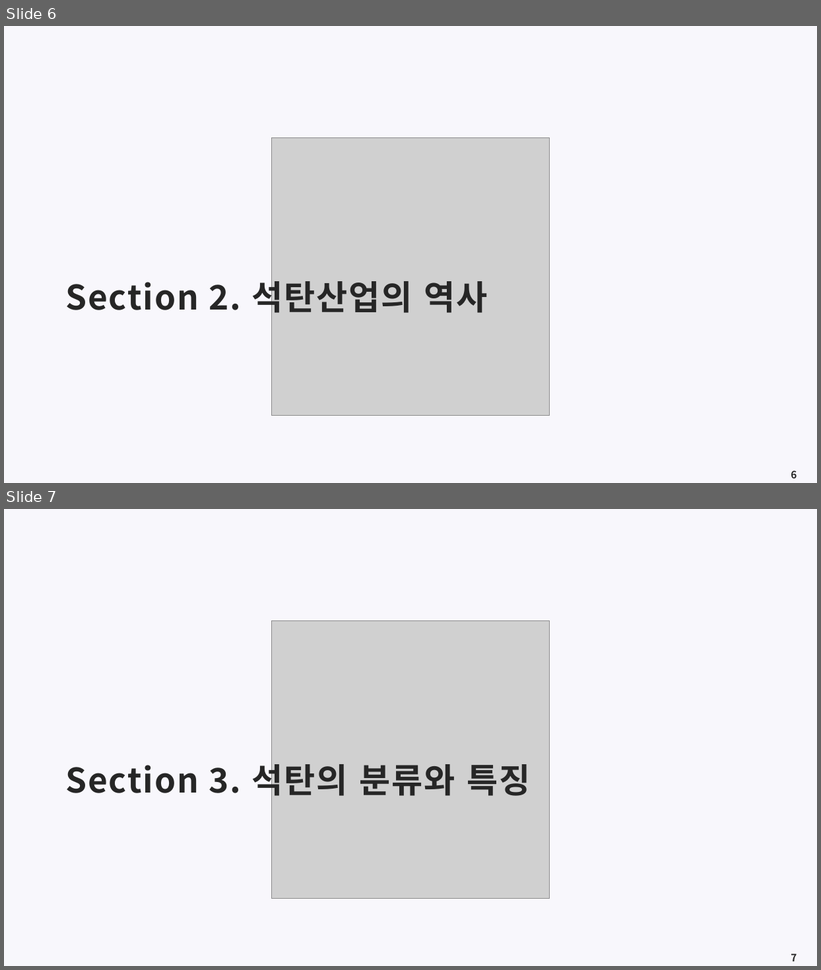
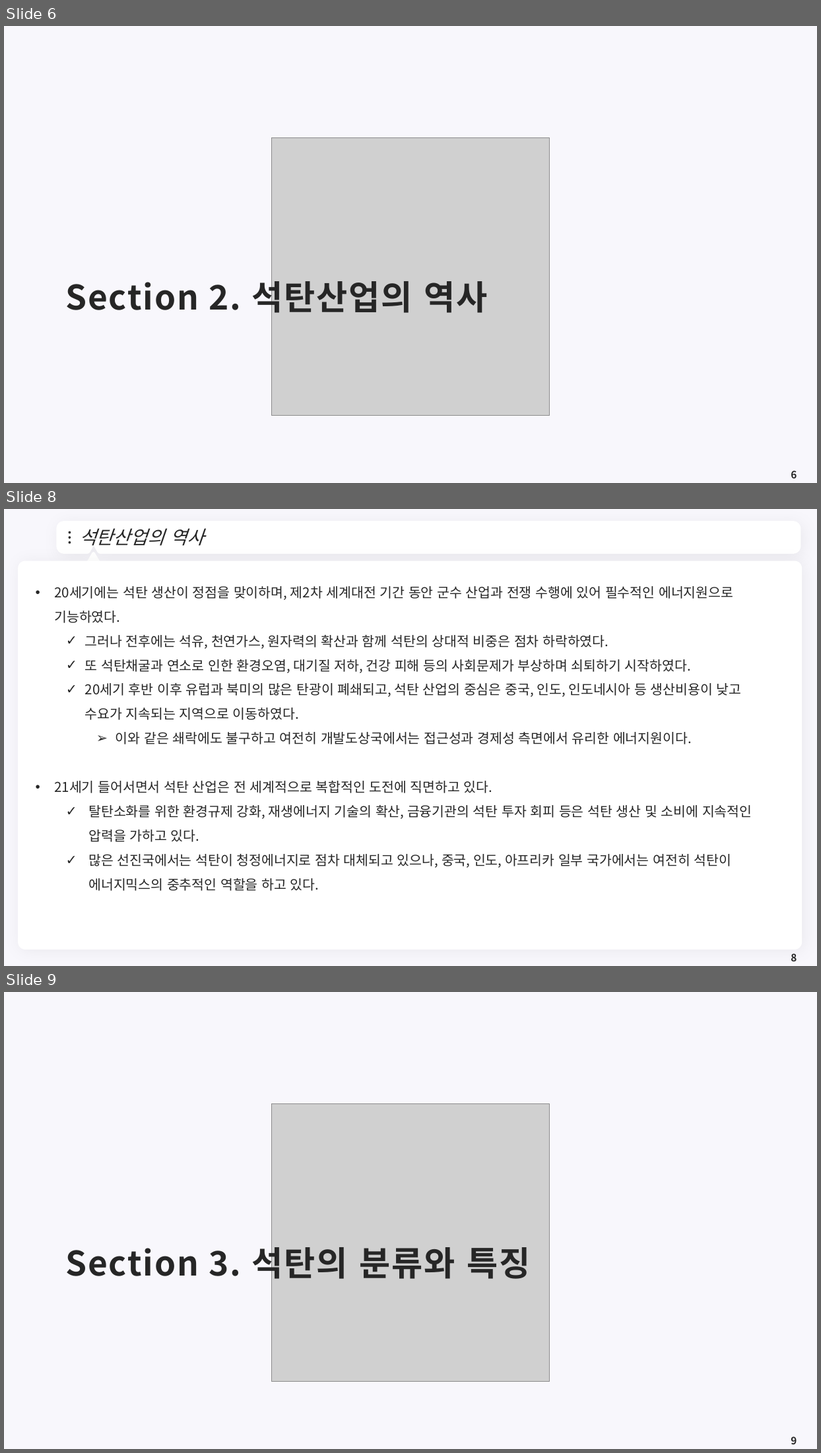
Before and after one commit to meandthey/Teaching, a slide deck: 에너지경제학/자원에너지경제학_Chapter_4 (석탄).pptx. Shown one above the other, each under a label of ours: slides 6 and 7 before the commit, slides 6, 8 and 9 after it; the slides between them are not shown. The pictures are 821x970 and 821x1453 pixels, drawn with LibreOffice and Linux fonts; fonts in the diff are those of the drawing; grey boxes stand for pictures; background and template pictures are left out. Boxes give left, top, right and bottom in pixels: in the first picture for what was removed or moved away, otherwise in the second. Text is boxed around its words. In the diff, an @@ line names an element or a change of style, - is before the commit and + after.

```diff
--- a/에너지경제학/자원에너지경제학_Chapter_4 (석탄).pptx
+++ b/에너지경제학/자원에너지경제학_Chapter_4 (석탄).pptx
@@ slide 8 added at bbox=[4, 509, 817, 966], background #F8F7FC @@
@@ freeform shape added at bbox=[59, 524, 798, 551], fill #FFFFFF, outline #FFFFFF 7.25 pt @@
@@ title added at bbox=[79, 528, 205, 546], 22 pt, text #262626, italic @@
+석탄산업의 역사
@@ ellipse added at bbox=[69, 531, 71, 534], fill #262626 @@
@@ ellipse added at bbox=[69, 537, 71, 539], fill #262626 @@
@@ ellipse added at bbox=[69, 541, 71, 544], fill #262626 @@
@@ freeform shape added at bbox=[781, 533, 789, 543], fill #FFFFFF @@
@@ rounded rectangle added at bbox=[18, 561, 803, 950], fill #FFFFFF @@
@@ triangle added at bbox=[86, 553, 100, 566], fill #FFFFFF, outline #FFFFFF 3.75 pt @@
@@ text added at bbox=[54, 586, 752, 891], 16 pt, text #262626 @@
+• 20세기에는 석탄 생산이 정점을 맞이하며, 제2차 세계대전 기간 동안 군수 산업과 전쟁 수행에 있어 필수적인 에너지원으로 기능하였다.
+  ✓ 그러나 전후에는 석유, 천연가스, 원자력의 확산과 함께 석탄의 상대적 비중은 점차 하락하였다.
+  ✓ 또 석탄채굴과 연소로 인한 환경오염, 대기질 저하, 건강 피해 등의 사회문제가 부상하며 쇠퇴하기 시작하였다.
+  ✓ 20세기 후반 이후 유럽과 북미의 많은 탄광이 폐쇄되고, 석탄 산업의 중심은 중국, 인도, 인도네시아 등 생산비용이 낮고 수요가 지속되는 지역으로 이동하였다.
+    ➢ 이와 같은 쇄락에도 불구하고 여전히 개발도상국에서는 접근성과 경제성 측면에서 유리한 에너지원이다.
+• 21세기 들어서면서 석탄 산업은 전 세계적으로 복합적인 도전에 직면하고 있다.
+  ✓ 탈탄소화를 위한 환경규제 강화, 재생에너지 기술의 확산, 금융기관의 석탄 투자 회피 등은 석탄 생산 및 소비에 지속적인 압력을 가하고 있다.
+  ✓ 많은 선진국에서는 석탄이 청정에너지로 점차 대체되고 있으나, 중국, 인도, 아프리카 일부 국가에서는 여전히 석탄이 에너지믹스의 중추적인 역할을 하고 있다.
@@ page number added at bbox=[791, 954, 797, 962], 12 pt, text #262626, bold @@
+8
@@ what was slide 7 is now slide 9 @@
@@ page number at bbox=[791, 1437, 797, 1445]: text changed @@
-7
+9
```
Also in this commit, not shown: 5 other slides added.
